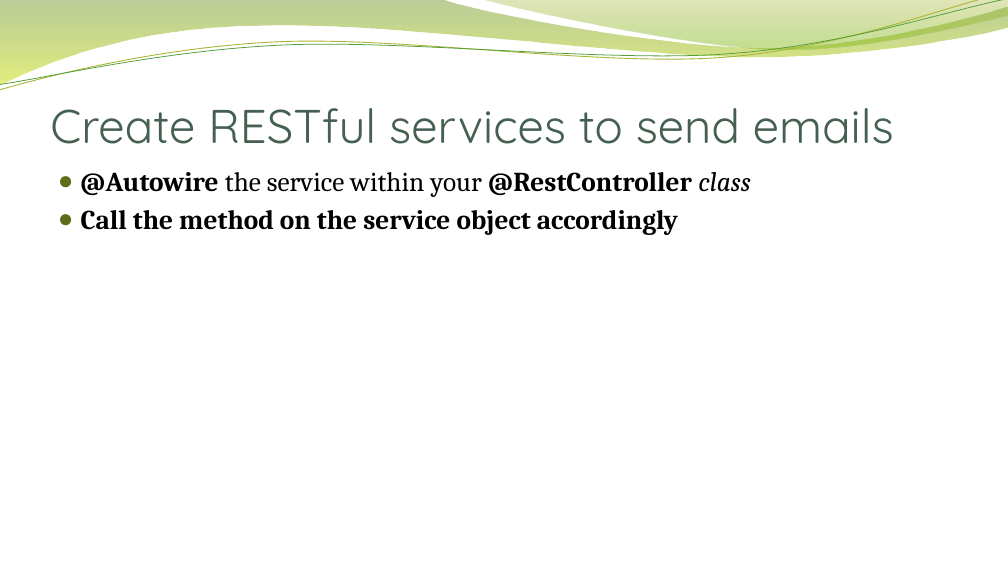
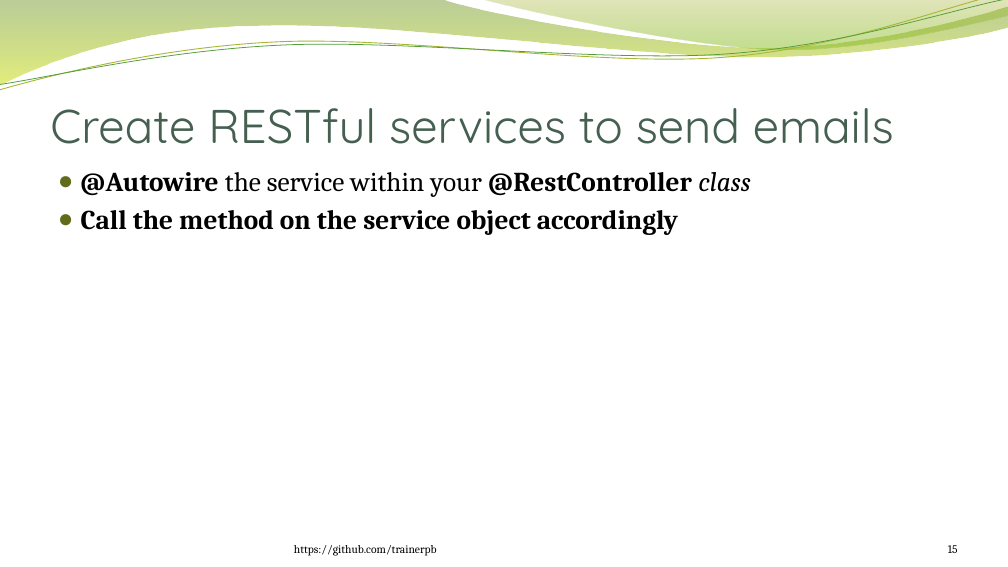
Before and after one commit to trainerpb/training, a slide deck: slide 15 of Email via Spring.pptx. Drawn at 1008x567 pixels with LibreOffice and Linux fonts; fonts in the diff are those of the drawing; background and template pictures are left out. Boxes give left, top, right and bottom in pixels: in the first picture for what was removed or moved away, otherwise in the second. Text is boxed around its words. In the diff, an @@ line names an element or a change of style, - is before the commit and + after.

```diff
--- a/Email via Spring.pptx
+++ b/Email via Spring.pptx
@@ text added at [294,545,437,556], 11 pt, text #000000 @@
+https://github.com/trainerpb
@@ page number added at [948,545,958,553], 11 pt, text #000000 @@
+15
```
Also in this commit, not shown: 17 other slides changed.
